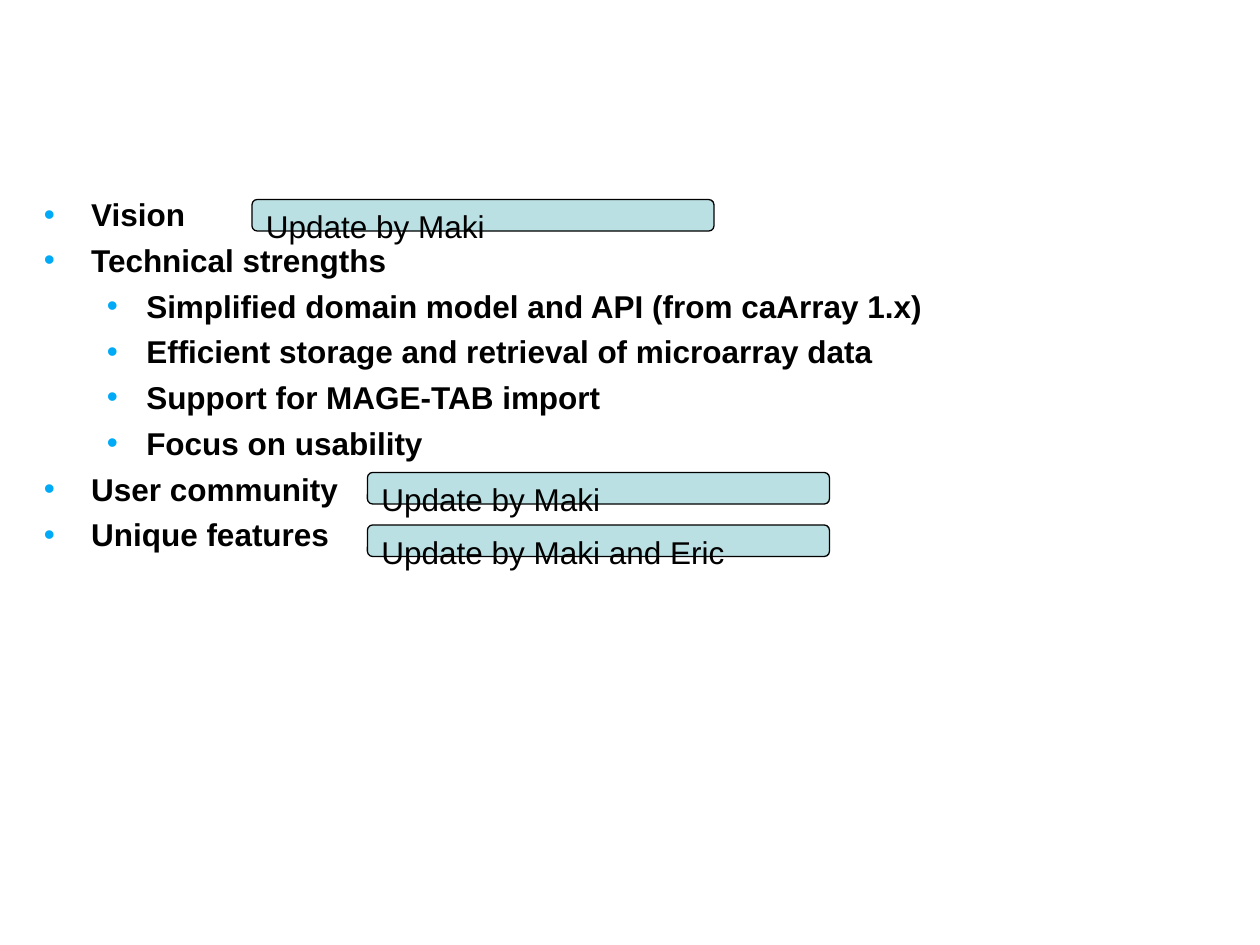
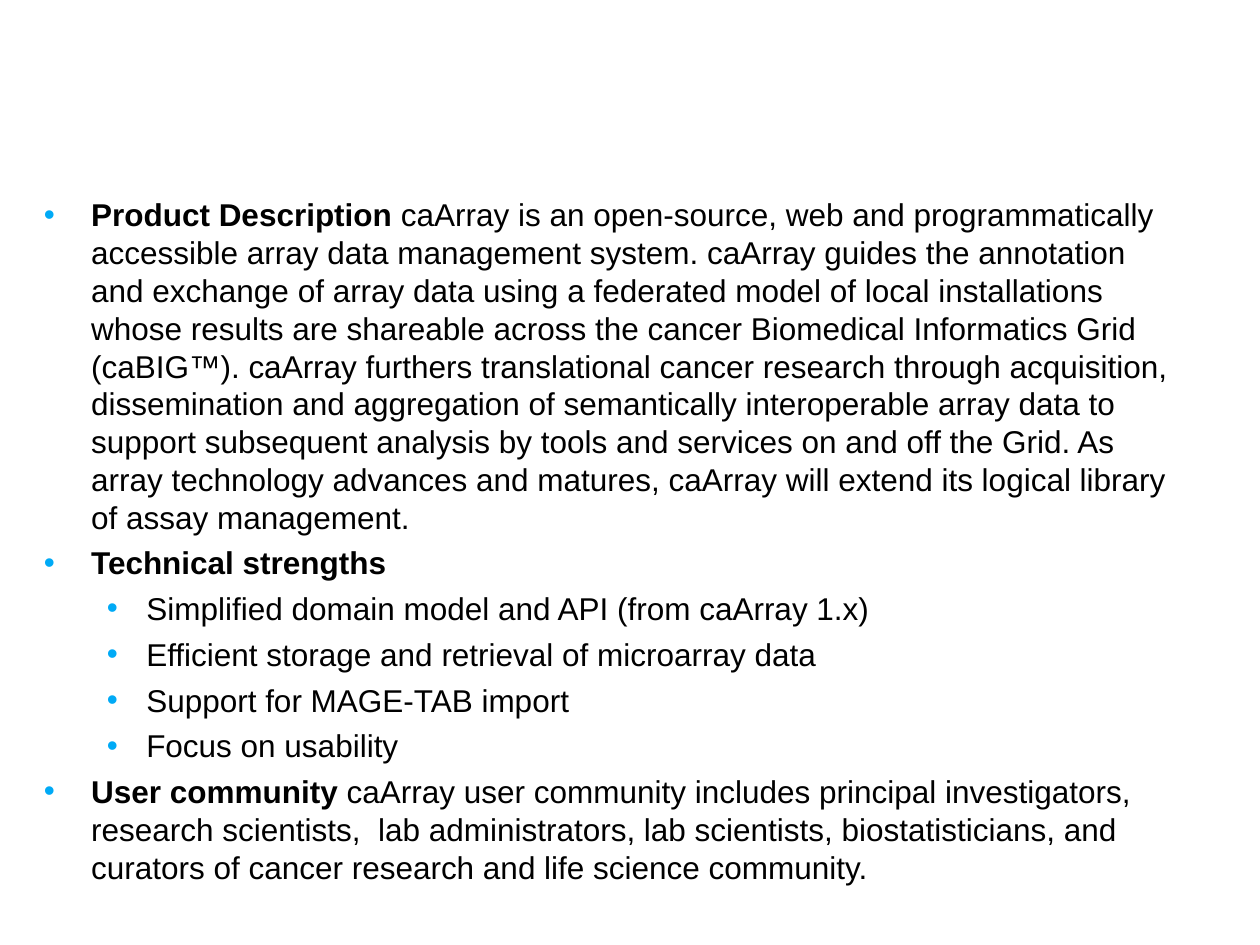
Before and after one commit to NCIP/caarray-docs, a slide deck: slide 3 of implementation/caarray_silver_compatibility_review/01. caarray_silver_compat_kickoff_Feb_2008.ppt. Drawn at 1260x945 pixels with LibreOffice and Linux fonts; fonts in the diff are those of the drawing; background and template pictures are left out. Boxes give left, top, right and bottom in pixels: in the first picture for what was removed or moved away, otherwise in the second. Text is boxed around its words. In the diff, an @@ line names an element or a change of style, - is before the commit and + after.

Commit message:
added project overview section.

```diff
--- a/implementation/caarray_silver_compatibility_review/01. caarray_silver_compat_kickoff_Feb_2008.ppt
+++ b/implementation/caarray_silver_compatibility_review/01. caarray_silver_compat_kickoff_Feb_2008.ppt
@@ text at [91, 203, 1168, 535]: text changed; bold off @@
-• Vision
+• Product Description caArray is an open-source, web and programmatically accessible array data management system. caArray guides the annotation and exchange of array data using a federated model of local installations whose results are shareable across the cancer Biomedical Informatics Grid (caBIG™). caArray furthers translational cancer research through acquisition, dissemination and aggregation of semantically interoperable array data to support subsequent analysis by tools and services on and off the Grid. As array technology advances and matures, caArray will extend its logical library of assay management.
@@ rounded rectangle removed at [252, 199, 714, 231] @@
-Update by Maki
@@ rounded rectangle removed at [368, 472, 830, 504] @@
-Update by Maki
@@ rounded rectangle removed at [368, 525, 830, 557] @@
-Update by Maki and Eric
@@ text at [146, 597, 868, 763]: bold off in "Simplified domain model and API (from caArray ...", "Efficient storage and retrieval of microarray data", "Support for MAGE-TAB import", "Focus on usability" @@
@@ text at [91, 780, 1130, 885]: text changed; bold off @@
-• User community
-• Unique features
+• User community caArray user community includes principal investigators, research scientists, lab administrators, lab scientists, biostatisticians, and curators of cancer research and life science community.
```
Also in this commit, not shown: 5 other slides changed, 3 slides added, 2 slides removed.
